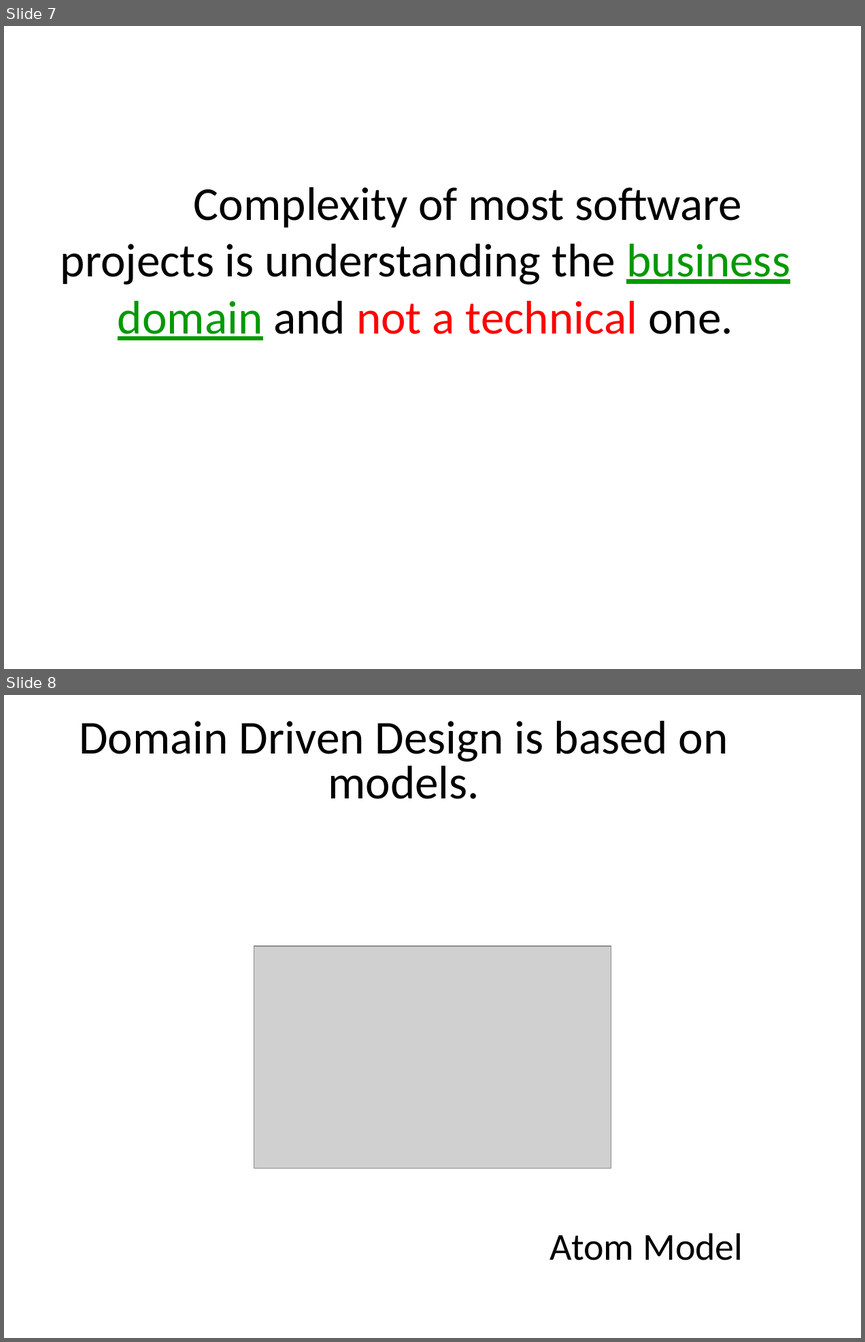
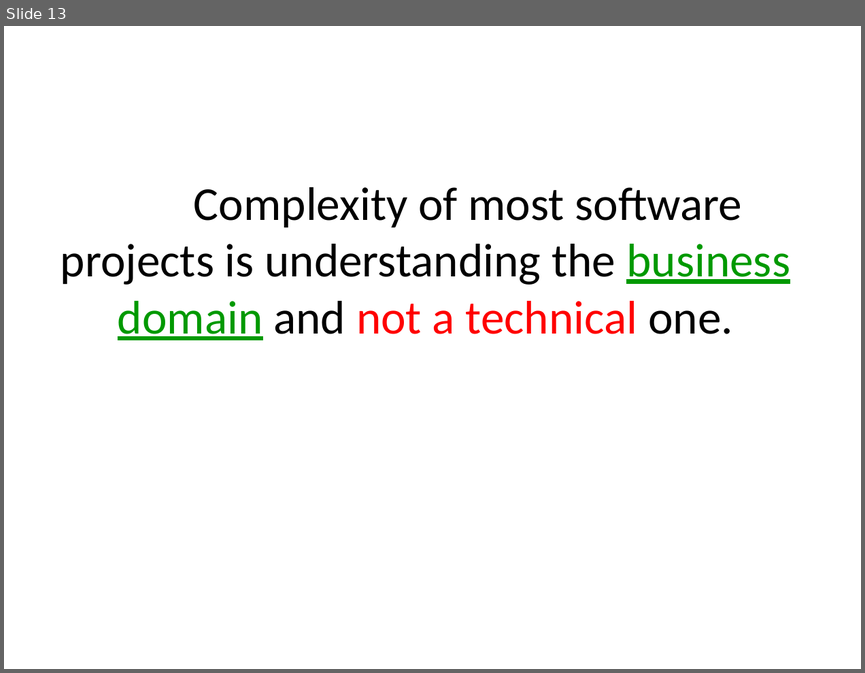
Before and after one commit to arturtv/dddpresentation, a slide deck: Domain-DrivenDesign.A.Trosin.pptx. Shown one above the other, each under a label of ours: slides 7 and 8 before the commit, slide 13 after it. The pictures are 865x1342 and 865x673 pixels, drawn with LibreOffice and Linux fonts; fonts in the diff are those of the drawing; grey boxes stand for pictures. Boxes give left, top, right and bottom in pixels: in the first picture for what was removed or moved away, otherwise in the second. Text is boxed around its words. In the diff, an @@ line names an element or a change of style, - is before the commit and + after.

```diff
--- a/Domain-DrivenDesign.A.Trosin.pptx
+++ b/Domain-DrivenDesign.A.Trosin.pptx
@@ slide 8 removed at <box>4,695,861,1338</box>, background #FFFFFF @@
@@ text removed at <box>79,721,728,799</box> @@
-Domain Driven Design is based on models.
@@ picture removed at <box>254,946,611,1168</box> @@
@@ title removed at <box>550,1233,743,1260</box> @@
-Atom Model
@@ what was slide 7 is now slide 13 @@
```
Also in this commit, not shown: 7 slides changed, 2 slides added.
